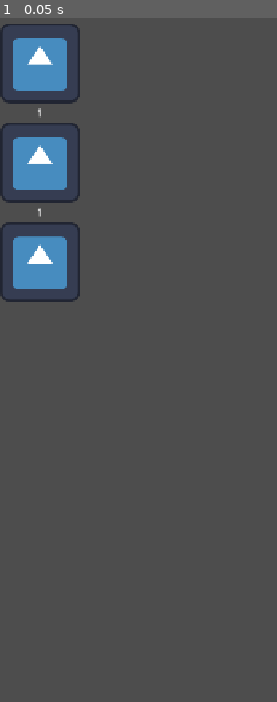
Above: before the commit, frame 1.
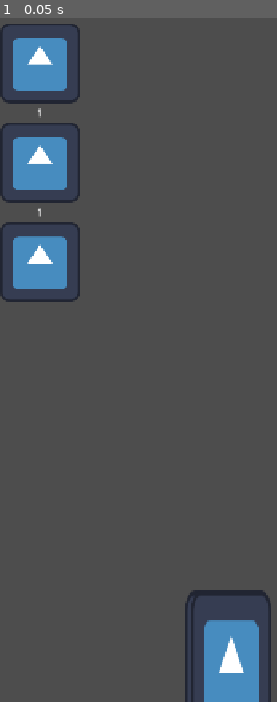
Above: after the commit, the same moment.

Repository: Simon-Kahre/nTCG
Game: Godot game, scene res://scenes/Combat.tscn
The game is run twice, just before and just after one commit, with the same random seed, the same clock (stepped at 60 frames per second) and the same inputs. This scene is started directly instead of the project's main scene. The engine's default icon, where the game draws it, is replaced by a stand-in: a white triangle on a blue panel in a dark square.
Inputs:
- Up to frame 1 (0.05 s): no input

The runs differ from the first frame. In frame 1, 3.2% of the frame differs, in the area x 66-98%, y 83-100%.

Commit message:
Fix bug for cards and make player hand visible

Diff:
--- a/trading-card-game/assets/createdObjects/cards/testcard.tscn
+++ b/trading-card-game/assets/createdObjects/cards/testcard.tscn
@@ -7,6 +7,5 @@
 script = ExtResource("1_bnoul")
 
 [node name="Sprite2D" type="Sprite2D" parent="." unique_id=813889126]
-position = Vector2(308, 297)
 scale = Vector2(1, 2)
 texture = ExtResource("2_3wlku")
--- a/trading-card-game/assets/createdObjects/cards/testcard2.tscn
+++ b/trading-card-game/assets/createdObjects/cards/testcard2.tscn
@@ -7,6 +7,5 @@
 script = ExtResource("1_f24oh")
 
 [node name="Sprite2D" type="Sprite2D" parent="." unique_id=813889126]
-position = Vector2(308, 297)
 scale = Vector2(1, 2)
 texture = ExtResource("2_hdpbe")
--- a/trading-card-game/assets/createdObjects/cards/testcard3.tscn
+++ b/trading-card-game/assets/createdObjects/cards/testcard3.tscn
@@ -7,6 +7,5 @@
 script = ExtResource("1_05xys")
 
 [node name="Sprite2D" type="Sprite2D" parent="." unique_id=813889126]
-position = Vector2(308, 297)
 scale = Vector2(1, 2)
 texture = ExtResource("2_05xys")
--- a/trading-card-game/assets/createdObjects/cards/testcard4.tscn
+++ b/trading-card-game/assets/createdObjects/cards/testcard4.tscn
@@ -7,6 +7,5 @@
 script = ExtResource("1_mm81v")
 
 [node name="Sprite2D" type="Sprite2D" parent="." unique_id=813889126]
-position = Vector2(308, 297)
 scale = Vector2(1, 2)
 texture = ExtResource("2_mm81v")
--- a/trading-card-game/scenes/Combat.tscn
+++ b/trading-card-game/scenes/Combat.tscn
@@ -1,57 +1,64 @@
 [gd_scene format=3 uid="uid://dwkud57dgan2r"]
 
+[ext_resource type="Script" uid="uid://cbj6y6l0uiqko" path="res://scenes/playerActions.gd" id="1_3q7sh"]
 [ext_resource type="Texture2D" uid="uid://lbk3qbgbtooc" path="res://assets/sprites/icon2.svg" id="1_4r6s1"]
 [ext_resource type="Script" uid="uid://cotu53j2bnyee" path="res://scripts/combatStage.gd" id="1_k070p"]
 [ext_resource type="Script" uid="uid://8ceibesgs8dl" path="res://scripts/card.gd" id="2_0qy8o"]
 [ext_resource type="Texture2D" uid="uid://dvj3edad6jup1" path="res://assets/sprites/icon3.svg" id="2_akg4l"]
 [ext_resource type="Script" uid="uid://bi5qrt6m4ijga" path="res://scripts/locationScore.gd" id="2_hrlpu"]
+[ext_resource type="PackedScene" uid="uid://2y6gt8te51gf" path="res://assets/createdObjects/cards/testcard2.tscn" id="2_mak3c"]
+[ext_resource type="PackedScene" uid="uid://chcbavh6ckvuy" path="res://assets/createdObjects/cards/testcard4.tscn" id="3_3q7sh"]
 [ext_resource type="Texture2D" uid="uid://4nrimwk7qrxg" path="res://assets/sprites/icon.svg" id="6_70oqa"]
 
-[node name="Main" type="Node2D" unique_id=1450386294]
+[node name="Combat" type="Node2D" unique_id=1450386294]
+script = ExtResource("1_3q7sh")
+testingCards = Array[PackedScene]([ExtResource("2_mak3c"), ExtResource("3_3q7sh")])
 
-[node name="HBoxContainer" type="HBoxContainer" parent="." unique_id=1135887533]
+[node name="CombatStage" type="HBoxContainer" parent="." unique_id=1135887533]
 offset_right = 564.0
 offset_bottom = 136.0
 theme_override_constants/separation = 90
 script = ExtResource("1_k070p")
 
-[node name="VBoxContainer" type="VBoxContainer" parent="HBoxContainer" unique_id=300874963]
+[node name="VBoxContainer" type="VBoxContainer" parent="CombatStage" unique_id=300874963]
 layout_mode = 2
 
-[node name="OpponentCards" type="GridContainer" parent="HBoxContainer/VBoxContainer" unique_id=1892624808]
+[node name="OpponentCards" type="GridContainer" parent="CombatStage/VBoxContainer" unique_id=1892624808]
 layout_mode = 2
 columns = 2
 
-[node name="TextureRect" type="TextureRect" parent="HBoxContainer/VBoxContainer/OpponentCards" unique_id=963398339]
+[node name="TextureRect" type="TextureRect" parent="CombatStage/VBoxContainer/OpponentCards" unique_id=963398339]
 layout_mode = 2
 texture = ExtResource("2_akg4l")
 script = ExtResource("2_0qy8o")
 
-[node name="VBoxContainer" type="VBoxContainer" parent="HBoxContainer/VBoxContainer" unique_id=906990500 node_paths=PackedStringArray("opCards", "playerCards")]
+[node name="VBoxContainer" type="VBoxContainer" parent="CombatStage/VBoxContainer" unique_id=906990500 node_paths=PackedStringArray("opCards", "playerCards")]
 layout_mode = 2
 script = ExtResource("2_hrlpu")
 opCards = NodePath("../OpponentCards")
 playerCards = NodePath("../PlayerCards")
 
-[node name="OpponentScore" type="Label" parent="HBoxContainer/VBoxContainer/VBoxContainer" unique_id=1219656084]
+[node name="OpponentScore" type="Label" parent="CombatStage/VBoxContainer/VBoxContainer" unique_id=1219656084]
 layout_mode = 2
 text = "A number"
 horizontal_alignment = 1
 
-[node name="TextureRect" type="TextureRect" parent="HBoxContainer/VBoxContainer/VBoxContainer" unique_id=1761241381]
+[node name="TextureRect" type="TextureRect" parent="CombatStage/VBoxContainer/VBoxContainer" unique_id=1761241381]
 layout_mode = 2
 texture = ExtResource("1_4r6s1")
 
-[node name="PlayerScore" type="Label" parent="HBoxContainer/VBoxContainer/VBoxContainer" unique_id=1776224206]
+[node name="PlayerScore" type="Label" parent="CombatStage/VBoxContainer/VBoxContainer" unique_id=1776224206]
 layout_mode = 2
 text = "Another number"
 horizontal_alignment = 1
 
-[node name="PlayerCards" type="GridContainer" parent="HBoxContainer/VBoxContainer" unique_id=506620635]
+[node name="PlayerCards" type="GridContainer" parent="CombatStage/VBoxContainer" unique_id=506620635]
 layout_mode = 2
 columns = 2
 
-[node name="TextureRect2" type="TextureRect" parent="HBoxContainer/VBoxContainer/PlayerCards" unique_id=566245149]
+[node name="TextureRect2" type="TextureRect" parent="CombatStage/VBoxContainer/PlayerCards" unique_id=566245149]
 layout_mode = 2
 texture = ExtResource("6_70oqa")
 script = ExtResource("2_0qy8o")
+
+[node name="PlayerHand" type="Node2D" parent="." unique_id=851330119]
--- /dev/null
+++ b/trading-card-game/scenes/playerActions.gd
@@ -0,0 +1,26 @@
+extends Node2D
+
+
+var playerCards: Array[BasicCard]
+@export var testingCards: Array[PackedScene]
+var playerHand: Node2D
+
+func _ready() -> void:
+	add_testing_cards()
+
+	playerHand = self.find_child("PlayerHand")
+	playerHand.position = Vector2(get_viewport_rect().end.x/2, get_viewport_rect().end.y - 50)
+	print(playerHand.position)
+
+	var offset = 0
+	for card in playerCards:
+		print("woo")
+		playerHand.add_child(card)
+		card.position.x = offset
+		offset += 10
+
+func add_testing_cards():
+	for card in testingCards:
+		var tempCard = card.instantiate()
+
+		playerCards.append(tempCard)
Not shown, added: trading-card-game/scenes/playerActions.gd.uid
